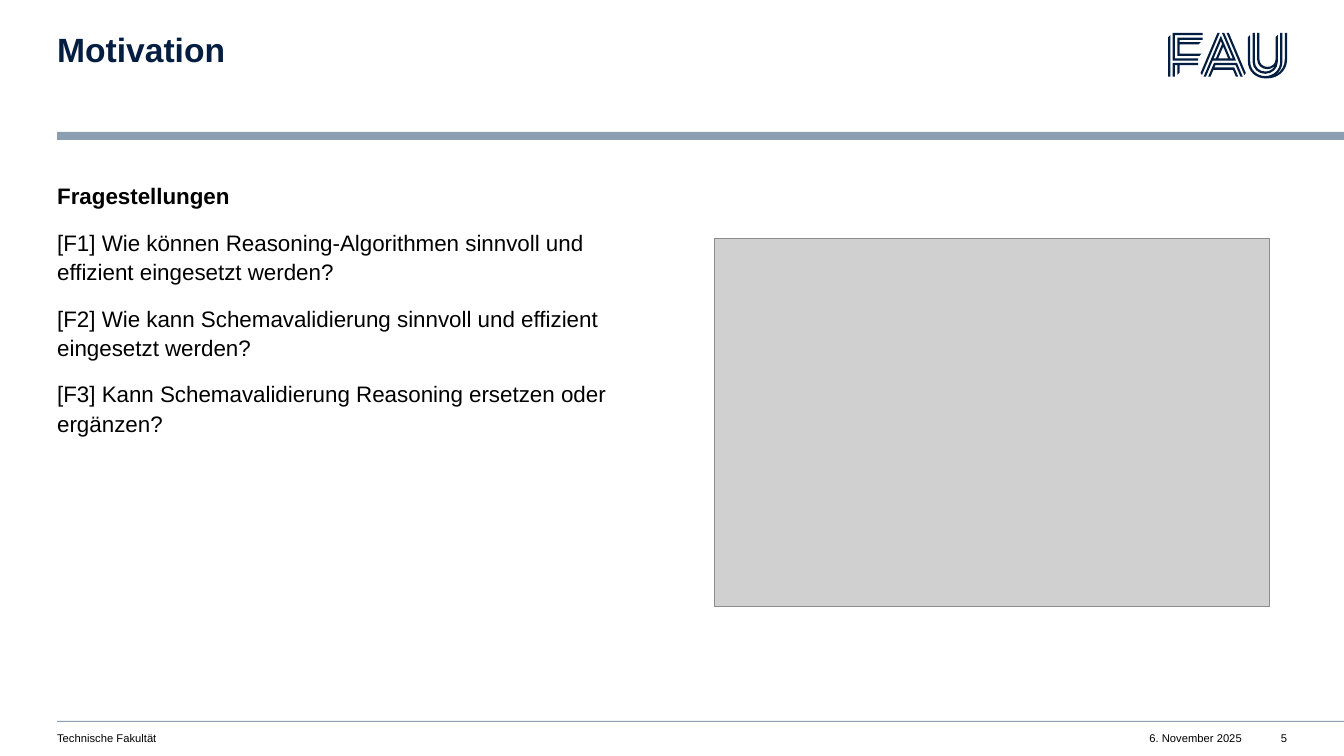
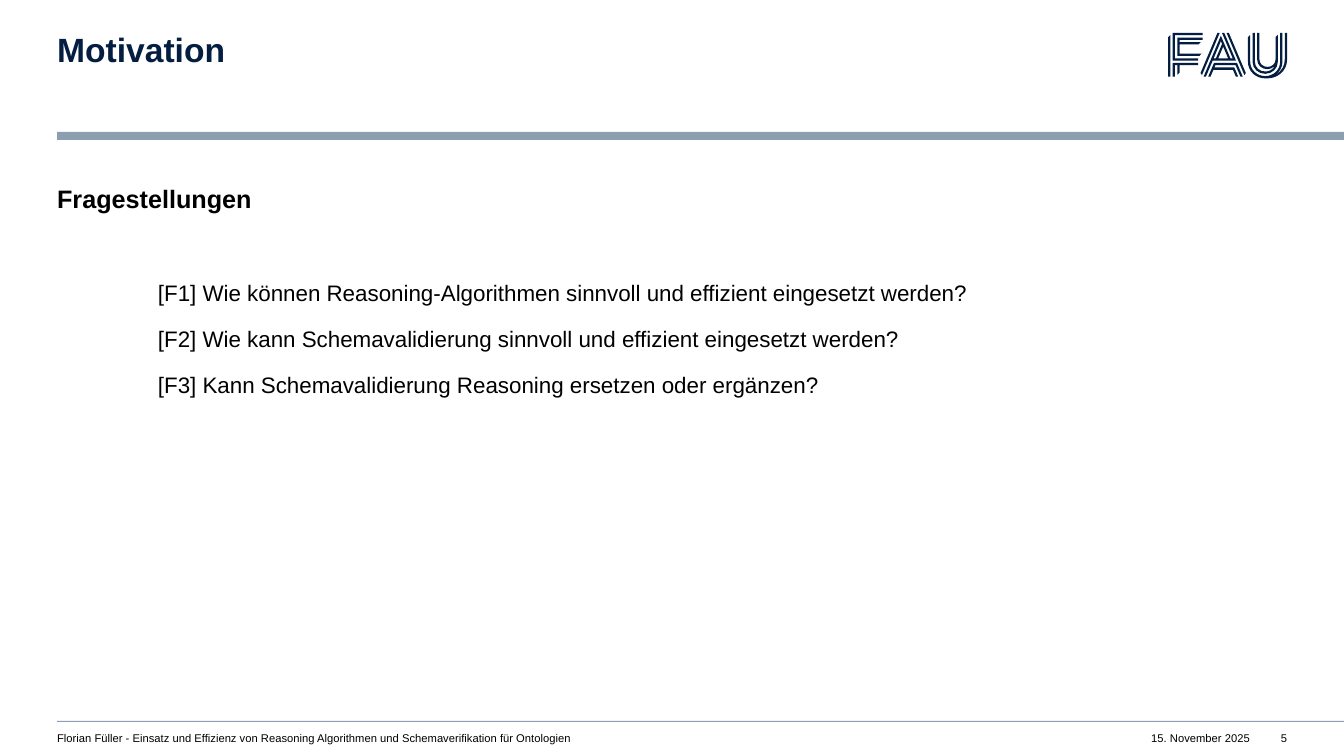
Before and after one commit to psittacus/MasterPresentation, a slide deck: slide 5 of Presentation.odp. Drawn at 1344x756 pixels with LibreOffice and Linux fonts; fonts in the diff are those of the drawing; grey boxes stand for pictures. Boxes give left, top, right and bottom in pixels: in the first picture for what was removed or moved away, otherwise in the second. Text is boxed around its words. In the diff, an @@ line names an element or a change of style, - is before the commit and + after.

```diff
--- a/Presentation.odp
+++ b/Presentation.odp
@@ text at [57,189,251,213]: size 16 to 18 pt in "Fragestellungen" @@
@@ picture removed at [715,238,1270,607] @@
@@ text at [57,734,570,744]: text changed @@
-Technische Fakultät
+Florian Füller - Einsatz und Effizienz von Reasoning Algorithmen und Schemaverifikation für Ontologien
@@ text at [1151,734,1250,742]: text changed @@
-6. November 2025
+15. November 2025
```
Also in this commit, not shown: 26 other slides changed, 5 slides added, 1 other file.
